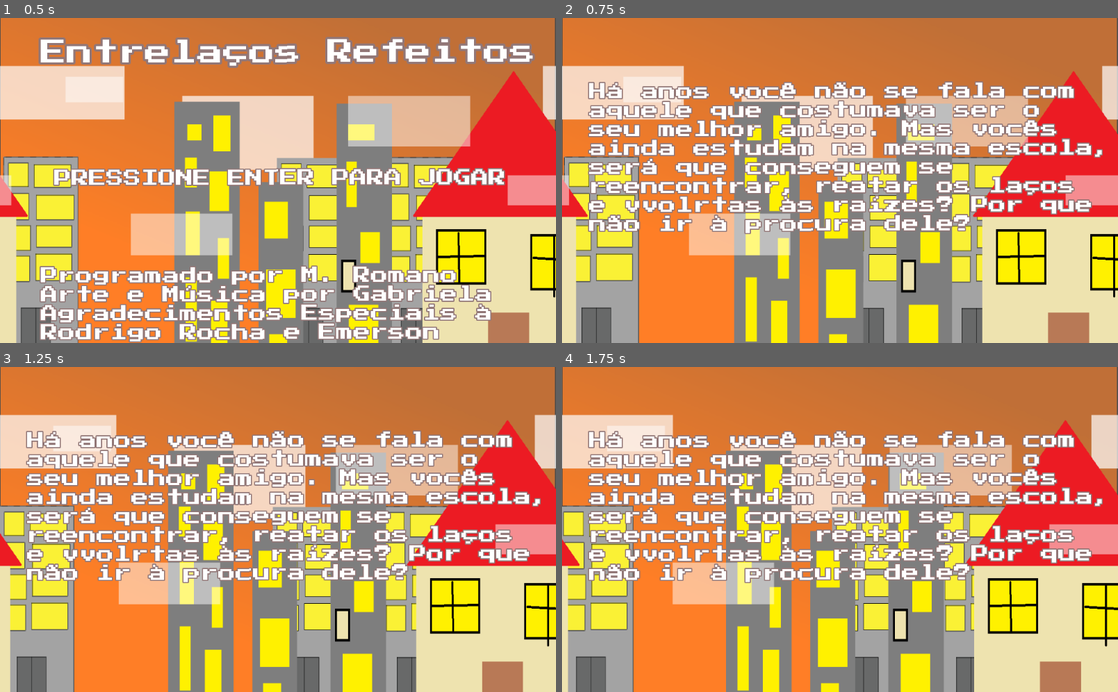
Above: before the commit, frames 1-4 (two rows, left to right).
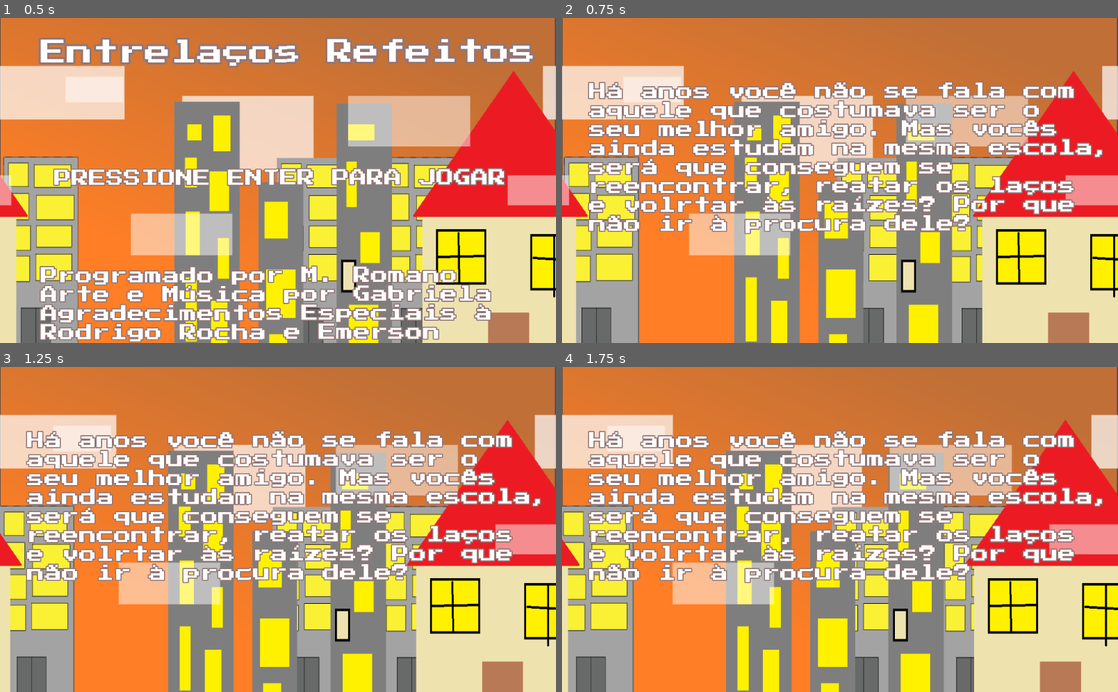
Above: after the commit, the same moments.

Repository: MRSS02/Entrela-os-Refeitos
Game: Godot game, scene res://src/Levels/Menu.tscn
The game is run twice, just before and just after one commit, with the same random seed, the same clock (stepped at 60 frames per second) and the same inputs.
Inputs:
- Up to frame 1 (0.5 s): no input
- Up to frame 2 (0.75 s): tap Enter (ui_accept) at 0.5, 0.6 s; hold Right (move_right) from 0.53 s (still down)
- Up to frame 3 (1.25 s): keep holding Right (move_right); tap Up (jump) at 0.77 s
- Up to frame 4 (1.75 s): keep holding Right (move_right); tap Enter (ui_accept) at 1.35 s; tap Up (jump) at 1.52 s

Frame 1 is identical in both runs. In frame 2, 2.1% of the frame differs, in the area x 14-96%, y 54-61%; in frame 3, 2.1%; in frame 4, 2.2%.

Commit message:
realizado pequenas modificações

Diff:
--- a/src/Effects/roundLoop.gd
+++ b/src/Effects/roundLoop.gd
@@ -23,10 +23,11 @@
 		var other = get_node(other_tilemap)
 		var this_car = get_node(car)
 		other.position.x = self.position.x + 2048
-		if player.position.x <= stage.distance * 0.95:
+		if player.position.x <= stage.distance * 0.9:
 			if is_instance_valid(this_car):
 				this_car.position.x = player.position.x + car_pos
 				this_car.position.y = 510
+		if player.position.x <= stage.distance * 0.95:
 			var this_stud0 = get_node(student0)
 			var this_stud1 = get_node(student1)
 			var this_stud2 = get_node(student2)
--- a/src/Levels/Menu.tscn
+++ b/src/Levels/Menu.tscn
@@ -148,7 +148,7 @@
 ainda estudam na mesma escola,
 será que conseguem se
 reencontrar, reatar os laços
-e vvolrtas às raízes? Por que
+e volrtar às raízes? Por que
 não ir à procura dele?
 "
 valign = 1
Not shown, changed: export_presets.cfg
